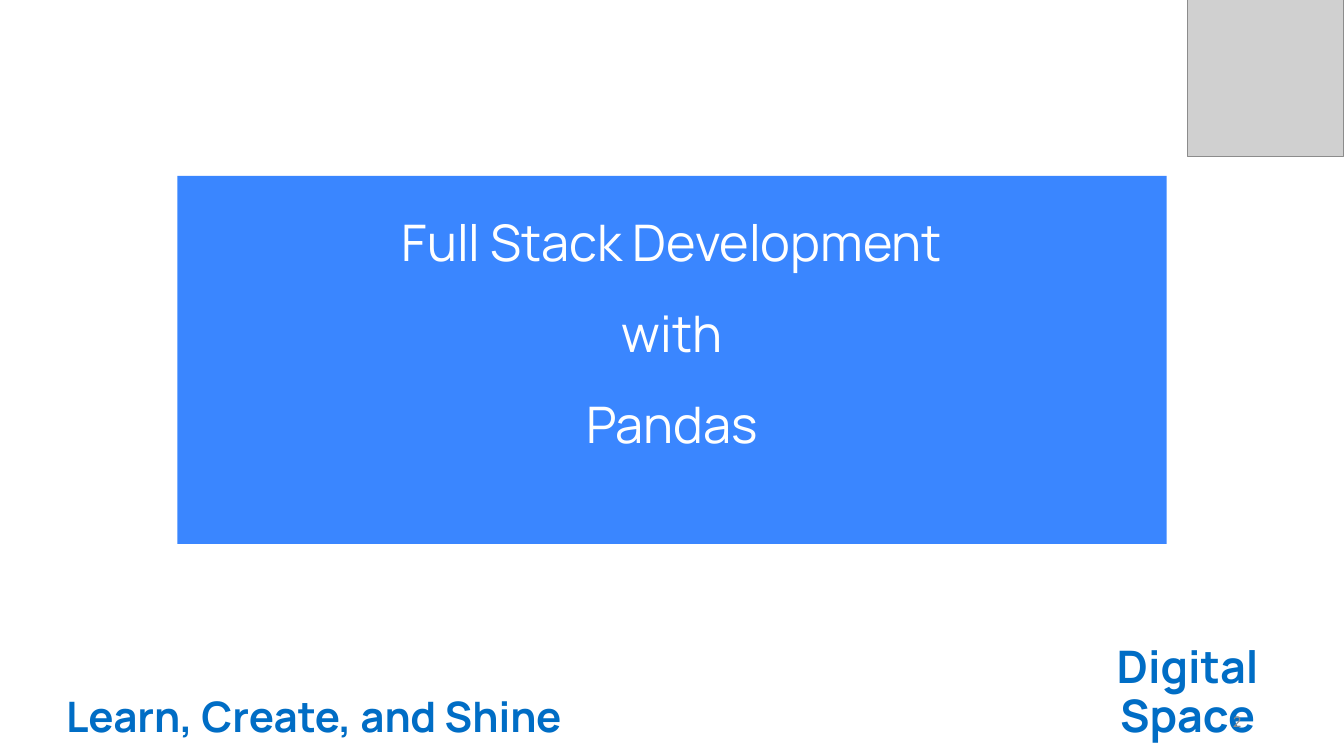
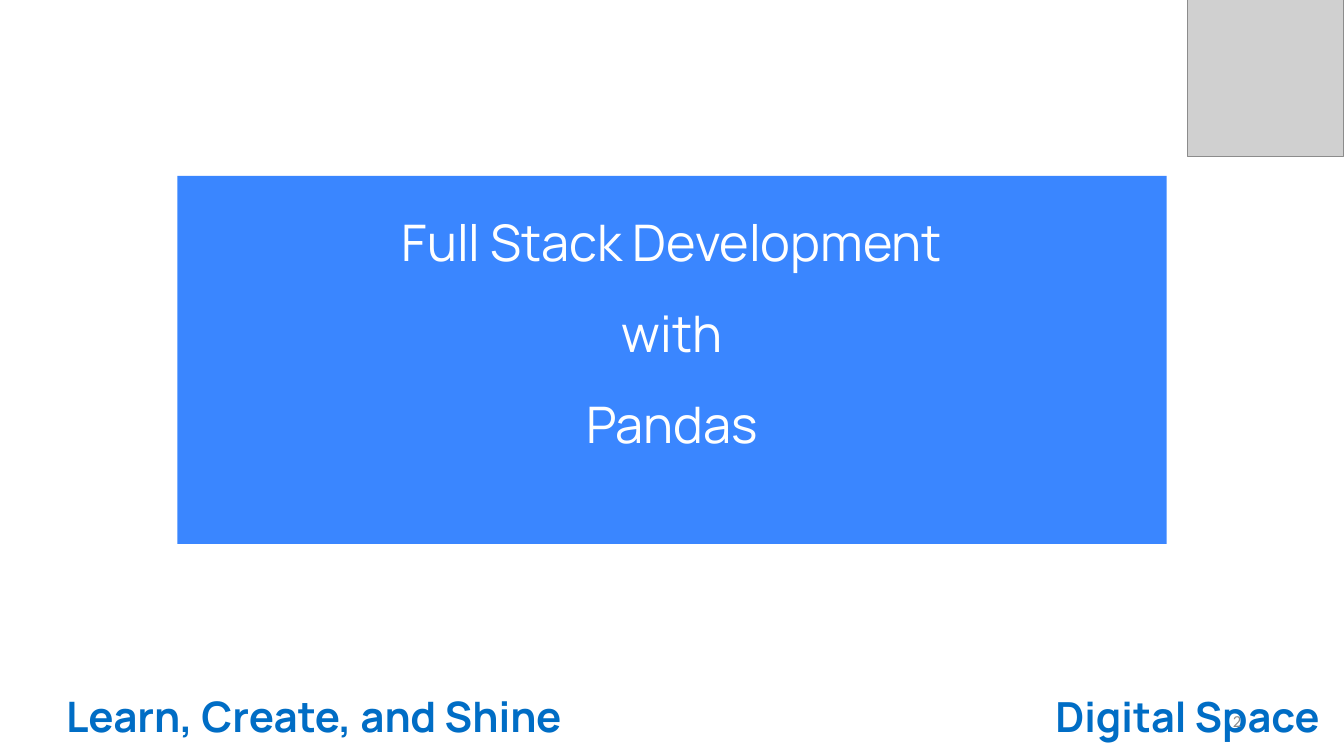
Before and after one commit to RIGTraining/PythonClass, a slide deck: slide 2 of pandas.pptx. Drawn at 1344x756 pixels with LibreOffice and Linux fonts; fonts in the diff are those of the drawing; grey boxes stand for pictures. Boxes give left, top, right and bottom in pixels: in the first picture for what was removed or moved away, otherwise in the second. Text is boxed around its words. In the diff, an @@ line names an element or a change of style, - is before the commit and + after.

```diff
--- a/pandas.pptx
+++ b/pandas.pptx
@@ text "Digital Space" at <box>1055,701,1320,743</box>: size 32 to 29.6 pt @@
```
Also in this commit, not shown: 5 slides added, 1 other file.
